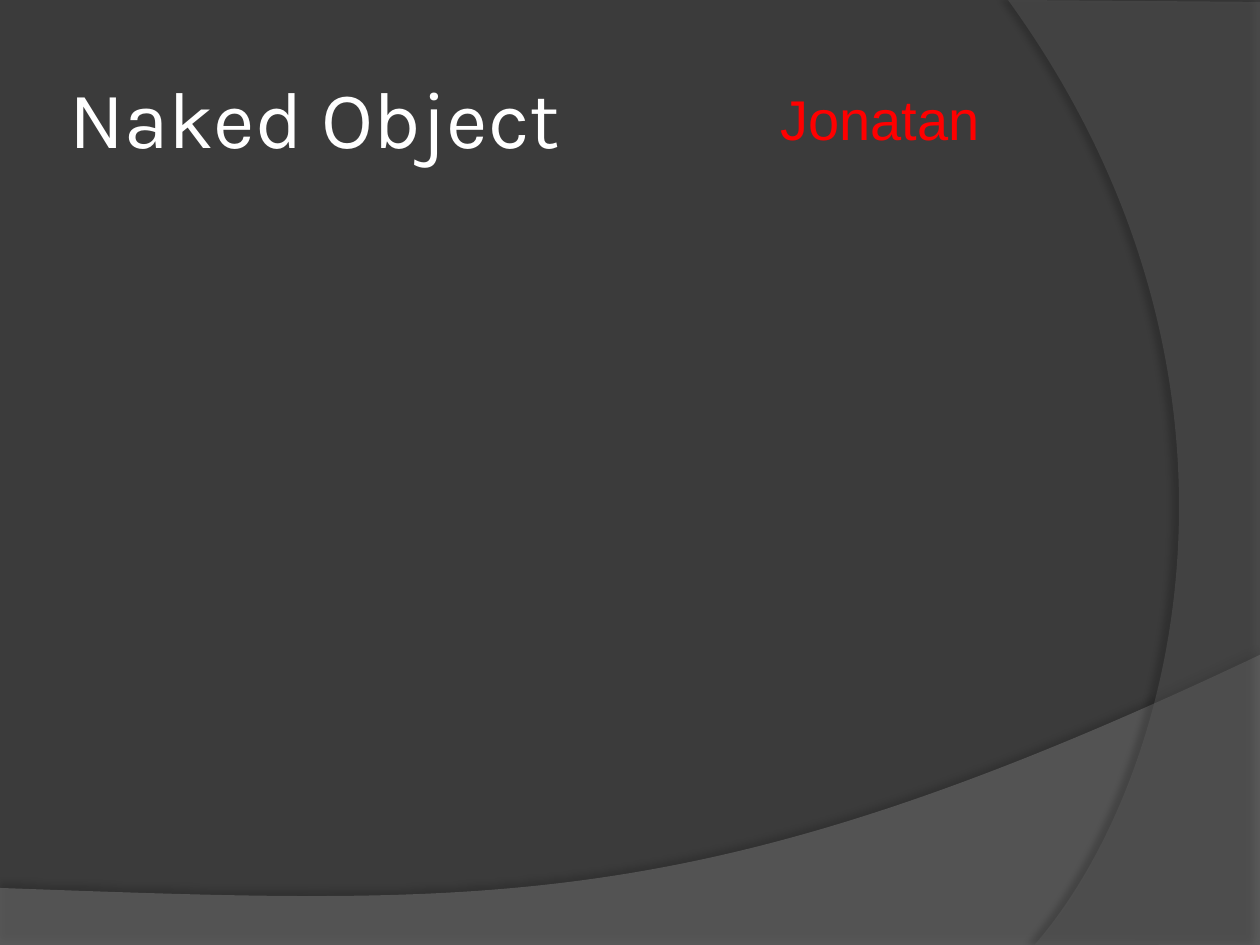
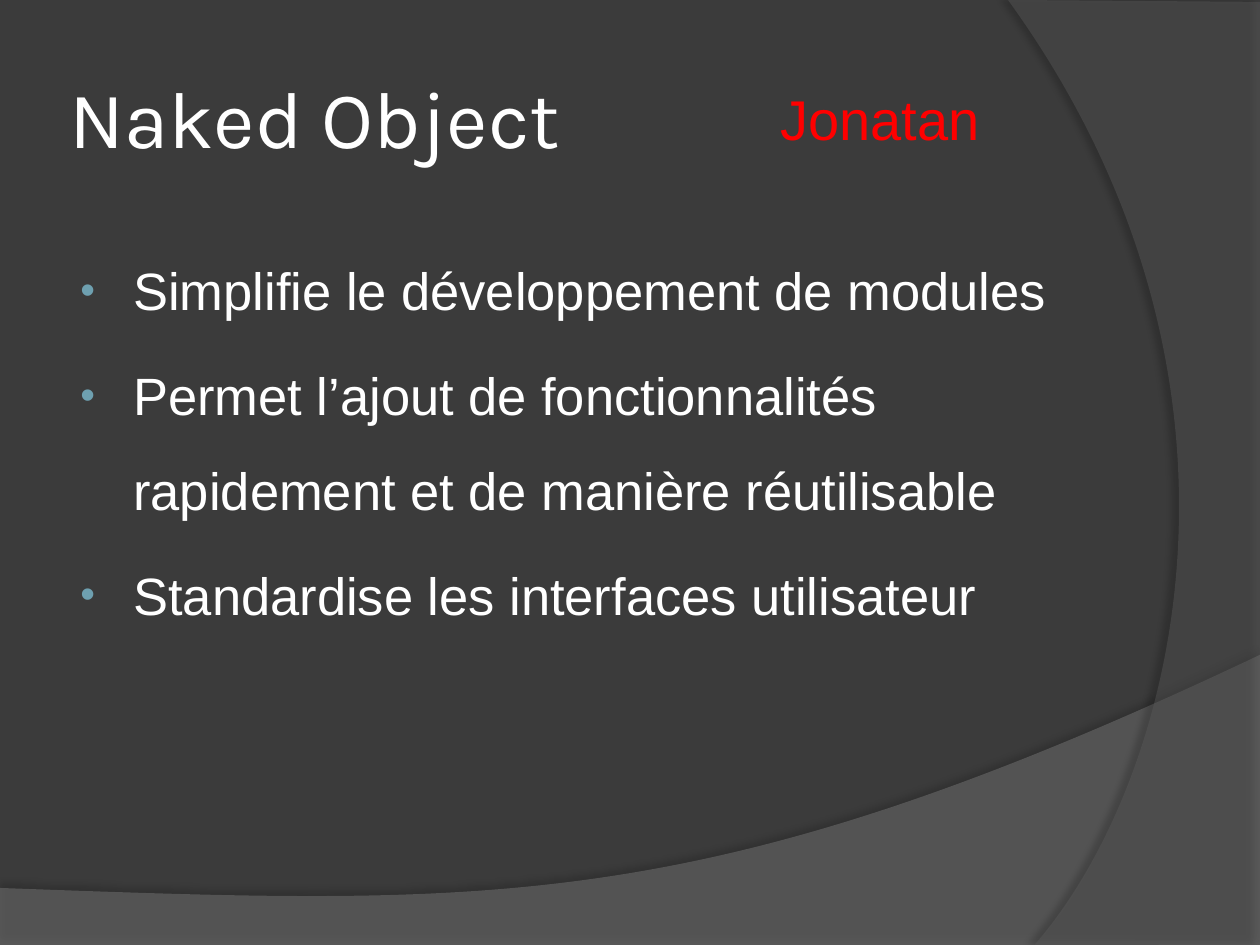
Before and after one commit to udovisdevoh/newtonerp, a slide deck: slide 6 of NewtonERP/Documentation/BeeERP_presentation.pptx. Drawn at 1260x945 pixels with LibreOffice and Linux fonts; fonts in the diff are those of the drawing. Boxes give left, top, right and bottom in pixels: in the first picture for what was removed or moved away, otherwise in the second. Text is boxed around its words. In the diff, an @@ line names an element or a change of style, - is before the commit and + after.

```diff
--- a/NewtonERP/Documentation/BeeERP_presentation.pptx
+++ b/NewtonERP/Documentation/BeeERP_presentation.pptx
@@ text added at [133,271,1046,616], 30 pt, text #FFFFFF @@
+• Simplifie le développement de modules
+• Permet l’ajout de fonctionnalités rapidement et de manière réutilisable
+• Standardise les interfaces utilisateur
```
Also in this commit, not shown: 8 other slides changed.
